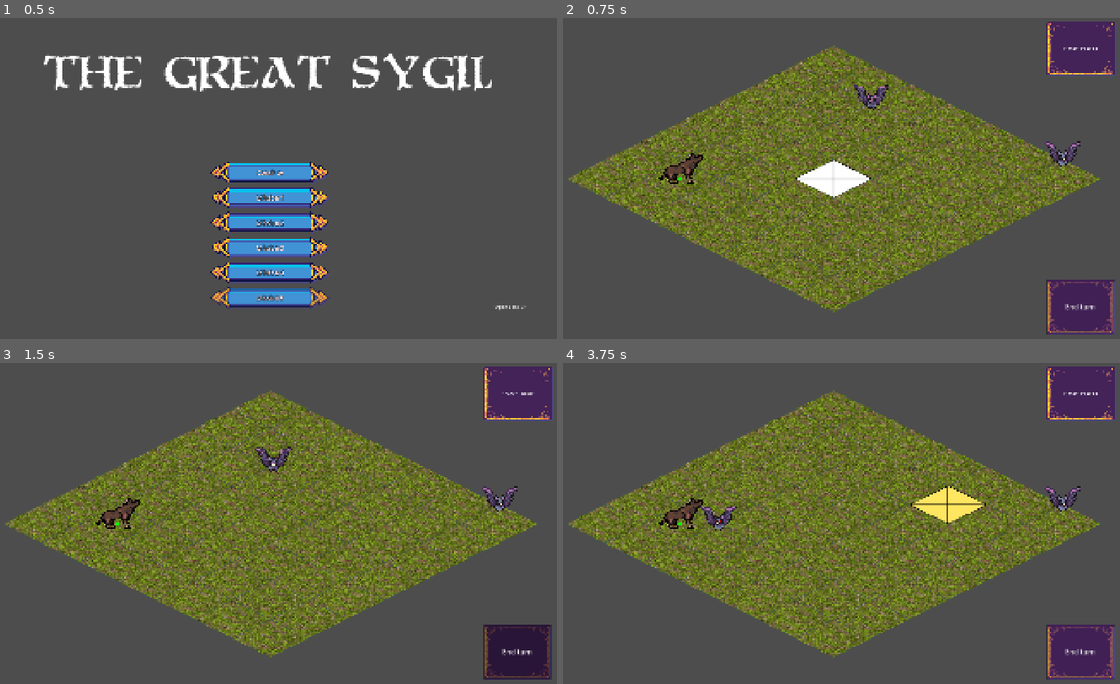
Above: before the commit, frames 1-4 (two rows, left to right).
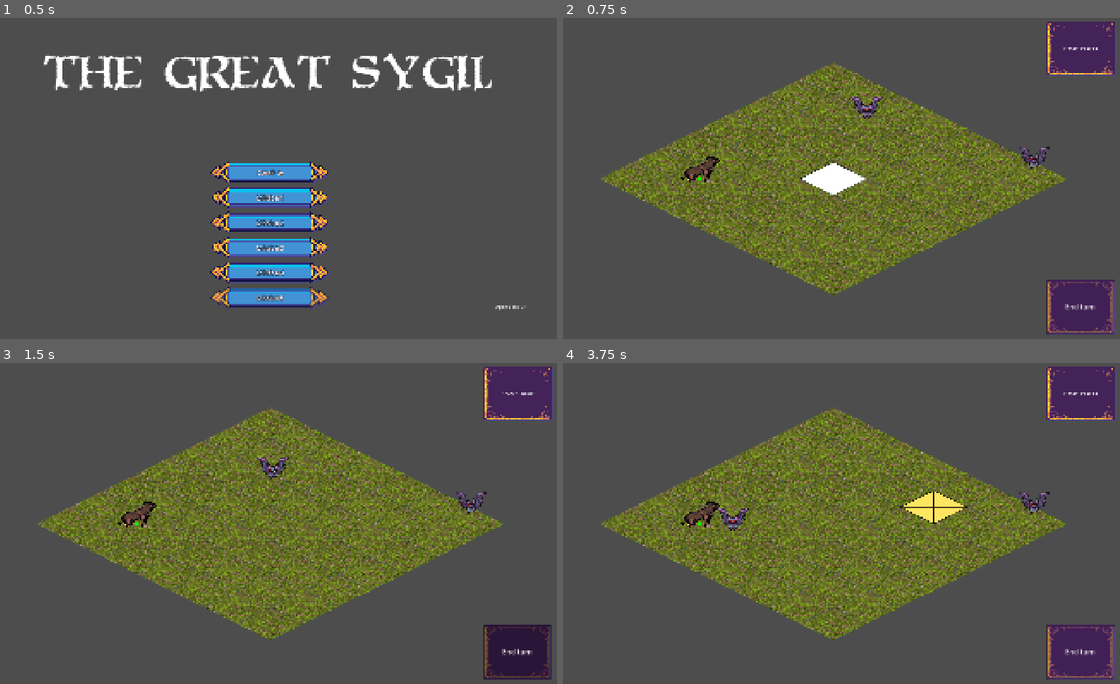
Above: after the commit, the same moments.

Repository: Nick-labs/TGS
Game: Godot game, scene res://scenes/ui/MainMenu.tscn
Two runs of this game, one before a commit and one after it. Both use one fixed random seed, a clock stepped at 60 frames per second and the inputs below.
Inputs (mouse positions are in pixels of both pictures, inside the frame that each line leads up to):
- Up to frame 1 (0.5 s): no input
- Up to frame 2 (0.75 s): click "Continue" at 0.5 s
- Up to frame 3 (1.5 s): click "End turn" at 1.25 s
- Up to frame 4 (3.75 s): click "End turn" at 2 s; click "End turn" at 2.75 s; tap Enter at 3.5 s; move the mouse to (958, 507) at 3.52 s; click (958, 507) at 3.67 s

Frame 1 is identical in both runs. In frame 2, 28% of the frame differs, in the area x 1-97%, y 8-92%; in frame 3, 29%; in frame 4, 29%.
Error in both runs: Invalid call. Nonexistent function 'play_sfx' in base 'Nil'. (res://scripts/systems/TurnManager.gd:177)

Commit message:
v0.1.1-open-beta

Diff:
--- a/scenes/map/Battle.tscn
+++ b/scenes/map/Battle.tscn
@@ -43,6 +43,7 @@
 script = ExtResource("1_lto8t")
 camera = NodePath("../Camera2D")
 grid = NodePath("Grid")
+padding_percent = 0.15
 
 [node name="Grid" parent="GridRoot" unique_id=269519220 node_paths=PackedStringArray("unit_manager", "env_manager") instance=ExtResource("2_c8xc1")]
 unit_manager = NodePath("../UnitManager")
